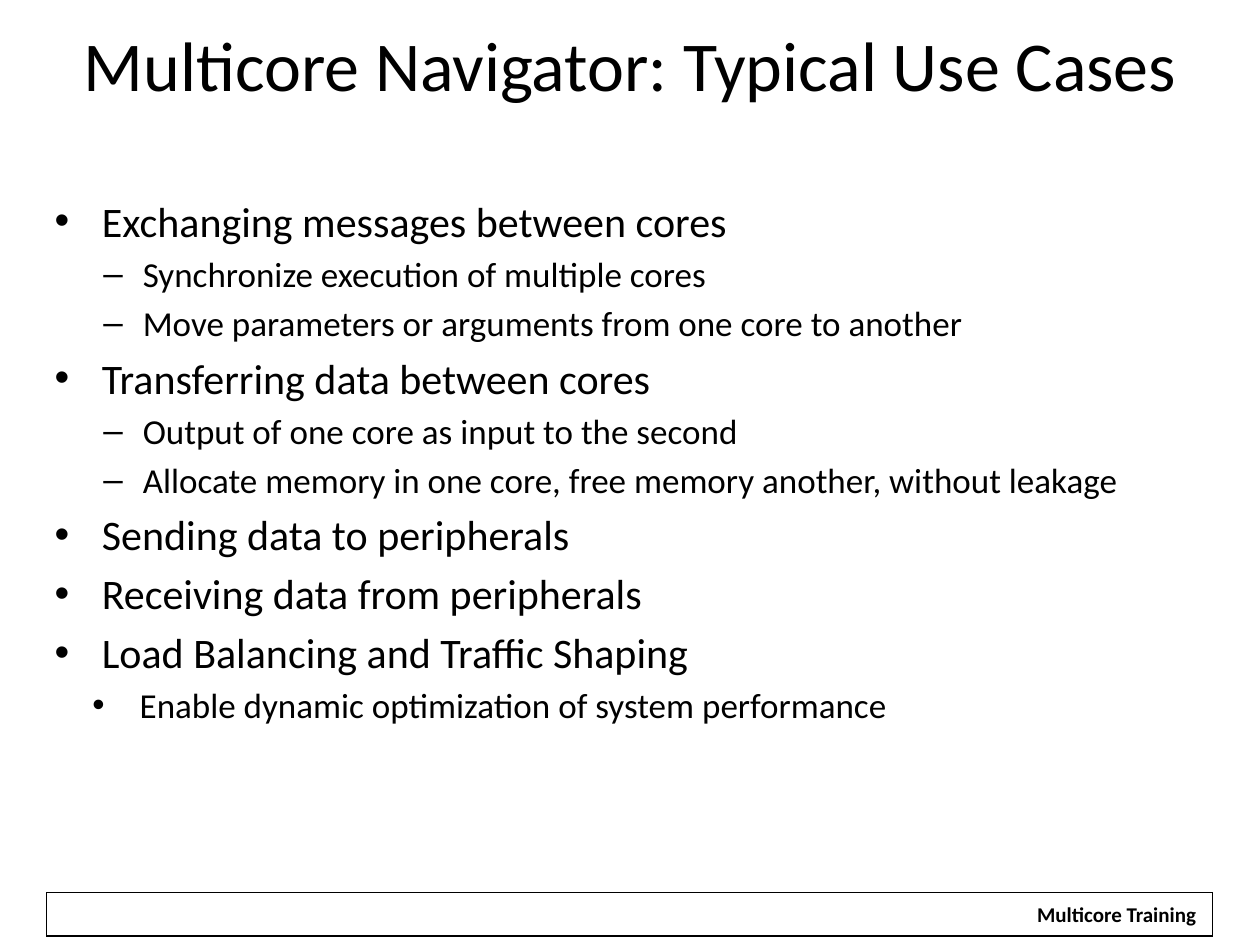
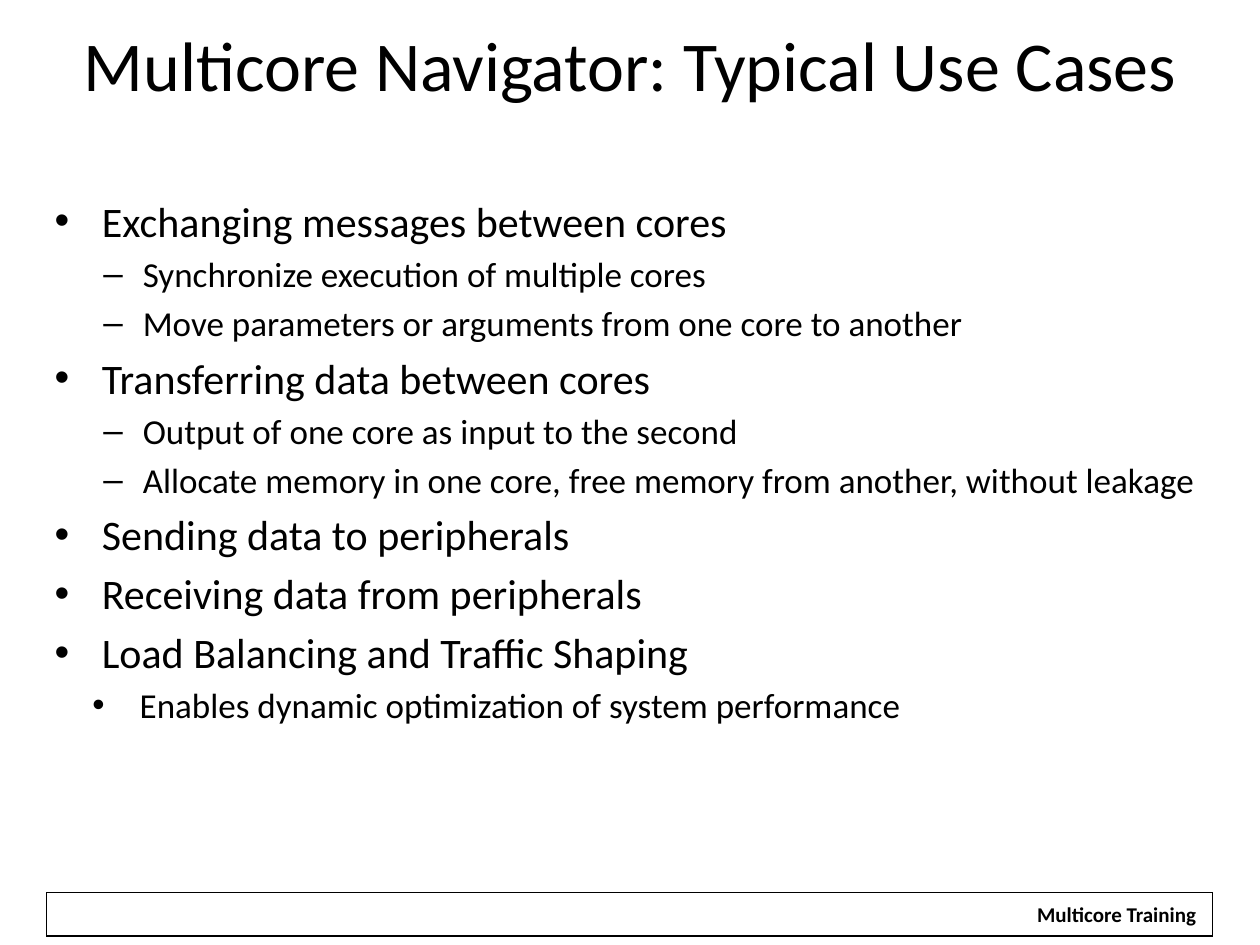
Before and after one commit to hari1989/keystone-workshop, a slide deck: slide 4 of slides/Intro to Multicore Navigator.pptx. Drawn at 1260x945 pixels with LibreOffice and Linux fonts; fonts in the diff are those of the drawing; background and template pictures are left out. Boxes give left, top, right and bottom in pixels: in the first picture for what was removed or moved away, otherwise in the second. Text is boxed around its words. In the diff, an @@ line names an element or a change of style, - is before the commit and + after.

```diff
--- a/slides/Intro to Multicore Navigator.pptx
+++ b/slides/Intro to Multicore Navigator.pptx
@@ text at bbox=[143, 468, 1194, 499]: text changed @@
-  – Allocate memory in one core, free memory another, without leakage
+  – Allocate memory in one core, free memory from another, without leakage
@@ text at bbox=[140, 693, 900, 724]: text changed @@
-    • Enable dynamic optimization of system performance
+    • Enables dynamic optimization of system performance
```
Also in this commit, not shown: 30 other slides changed, 1 slide added, 5 other files.
